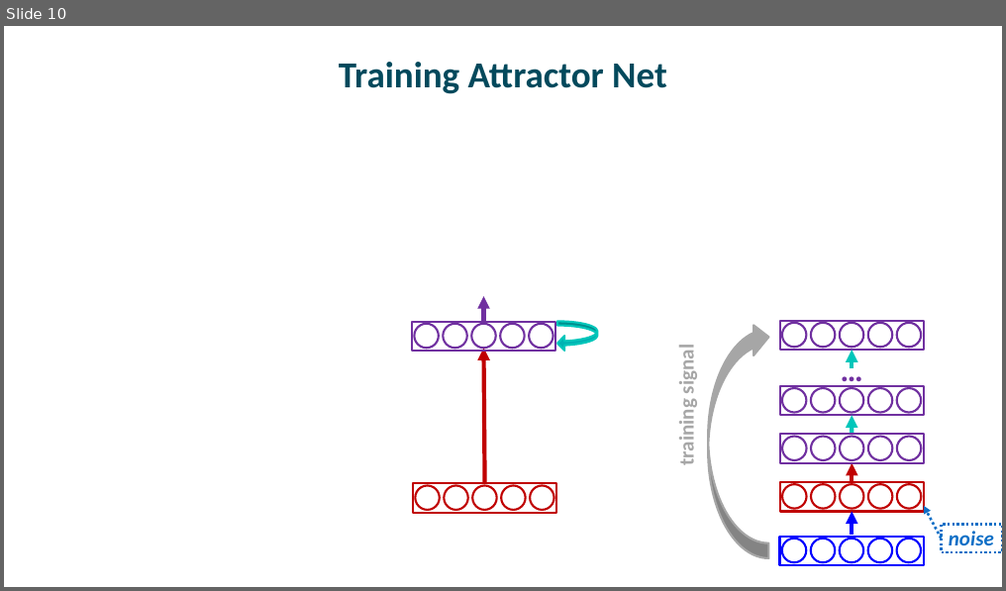
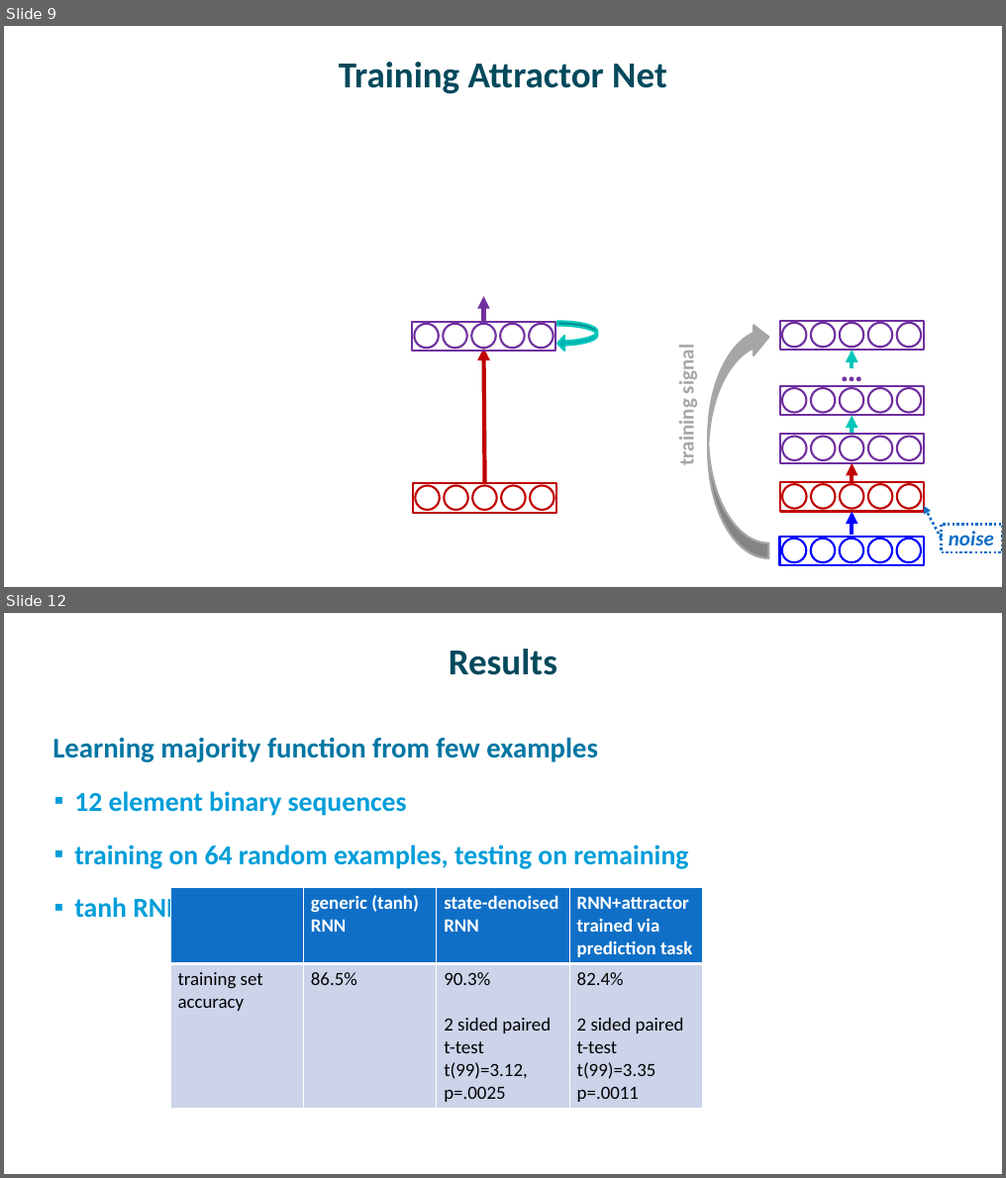
Before and after one commit to mcmozer/State_Denoised_RNN, a slide deck: talks/StateDenoisedRNNs.pptx. Shown one above the other, each under a label of ours: slide 10 before the commit, slides 9 and 12 after it; the slides between them are not shown. The pictures are 1006x591 and 1006x1178 pixels, drawn with LibreOffice and Linux fonts; fonts in the diff are those of the drawing; grey boxes stand for pictures. Boxes give left, top, right and bottom in pixels: in the first picture for what was removed or moved away, otherwise in the second. Text is boxed around its words. In the diff, an @@ line names an element or a change of style, - is before the commit and + after.

```diff
--- a/talks/StateDenoisedRNNs.pptx
+++ b/talks/StateDenoisedRNNs.pptx
@@ slide 12 added at [4,613,1002,1174], background #FFFFFF @@
@@ title added at [449,649,557,675], 35.3 pt, text #03495C, bold @@
+Results
@@ text added at [53,737,688,924], 26.5 pt, text #009DD9, bold @@
+✓ Learning majority function from few examples
+  ▪ 12 element binary sequences
+  ▪ training on 64 random examples, testing on remaining
+  ▪ tanh RNN
@@ table added at [170,888,703,1106], 2 rows, 4 columns @@
+ | generic (tanh) RNN | state-denoised RNN | RNN+attractor trained via prediction task
+training set accuracy | 86.5% | 90.3% / 2 sided paired t-test t(99)=3.12, p=.0025 | 82.4% / 2 sided paired t-test / t(99)=3.35 / p=.0011
@@ what was slide 10 is now slide 9 @@
```
Also in this commit, not shown: 4 slides changed, 2 other slides added, 2 slides removed, 13 other files.
